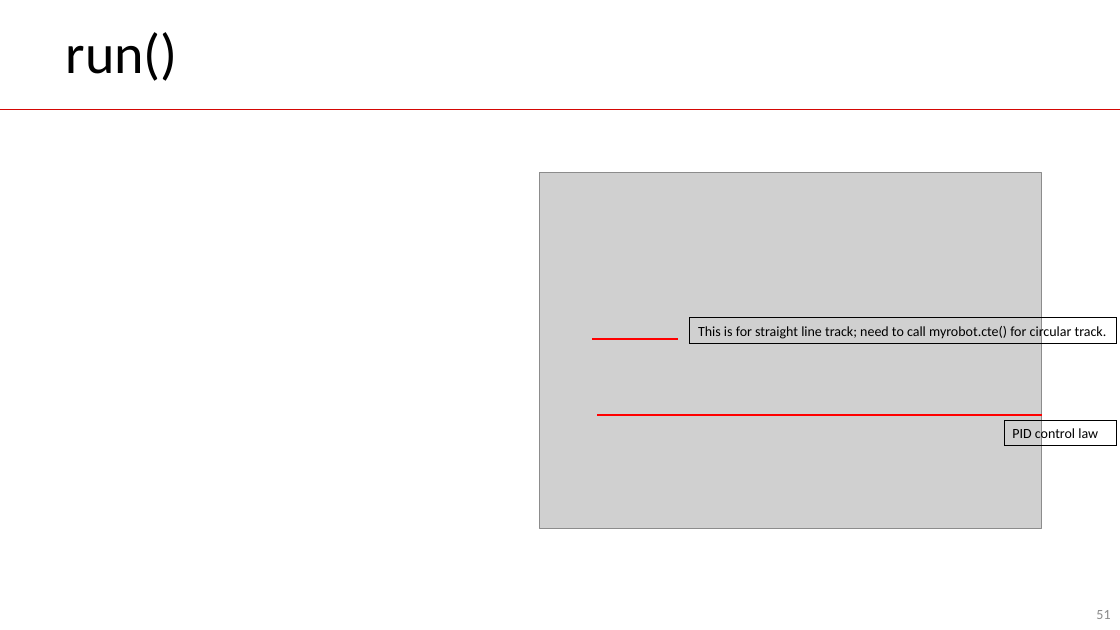
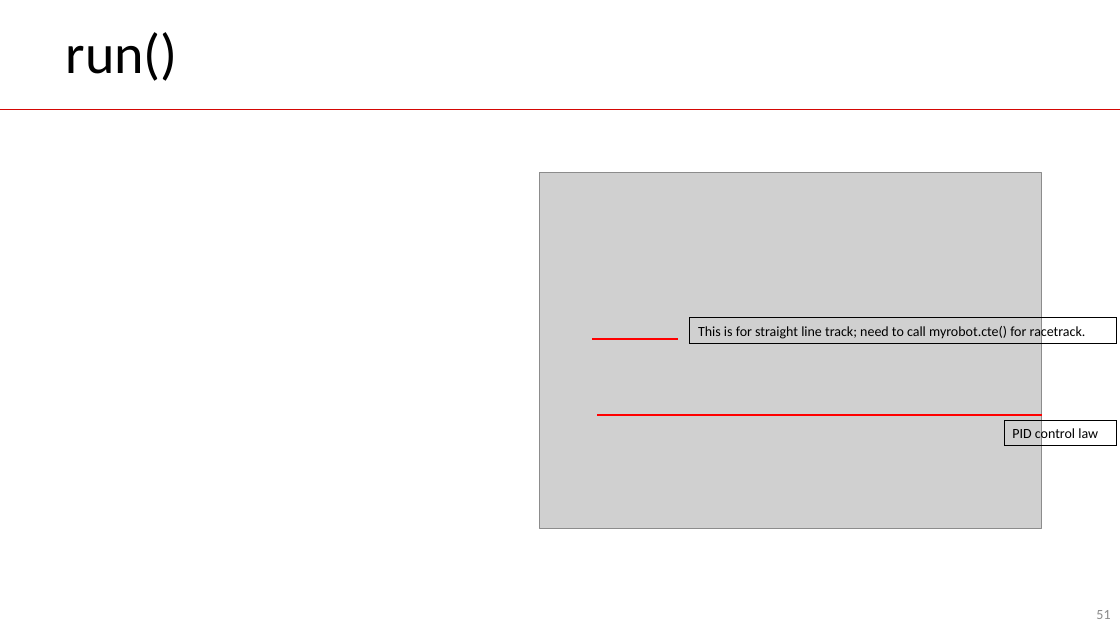
Before and after one commit to guhofstra/CSC144V, a slide deck: slide 51 of PPTs/L8 Control.pptx. Drawn at 1120x630 pixels with LibreOffice and Linux fonts; fonts in the diff are those of the drawing; grey boxes stand for pictures. Boxes give left, top, right and bottom in pixels: in the first picture for what was removed or moved away, otherwise in the second. Text is boxed around its words. In the diff, an @@ line names an element or a change of style, - is before the commit and + after.

```diff
--- a/PPTs/L8 Control.pptx
+++ b/PPTs/L8 Control.pptx
@@ text in rectangle at [698, 324, 1086, 340]: text changed @@
-This is for straight line track; need to call myrobot.cte() for circular track.
+This is for straight line track; need to call myrobot.cte() for racetrack.
```
Also in this commit, not shown: 1 other slide changed, 19 other files.
